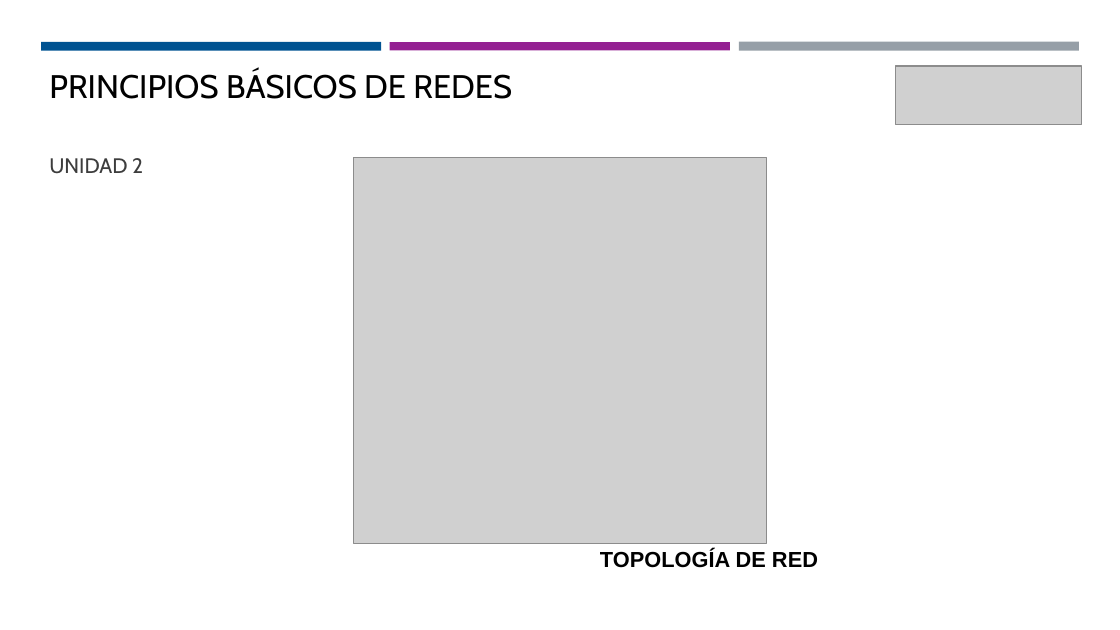
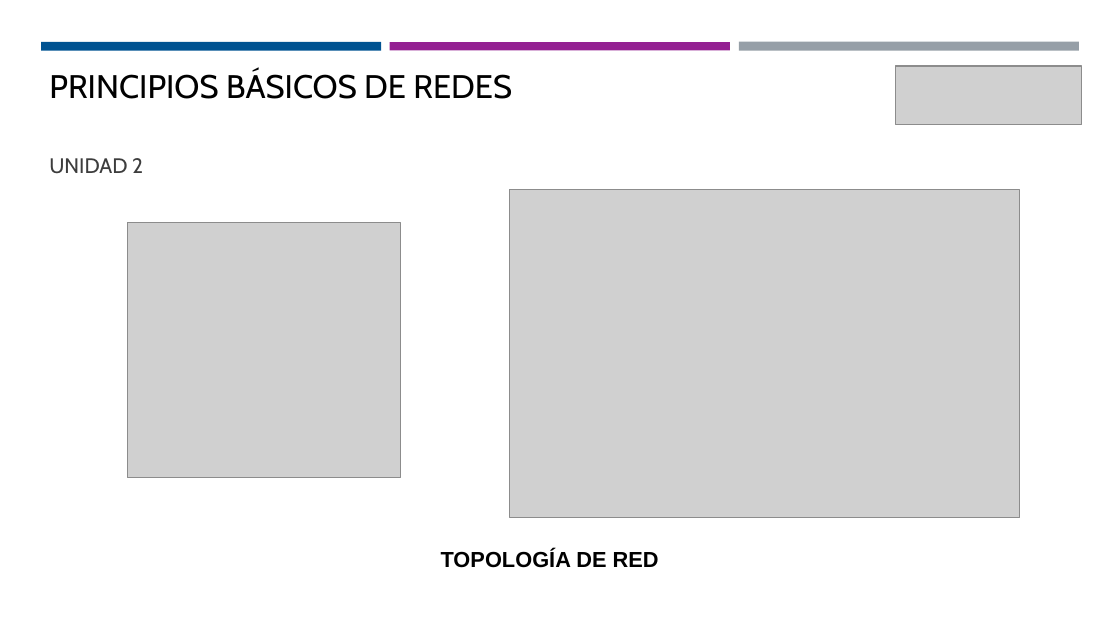
Before and after one commit to Domiciano/EcoApp201, a slide deck: slide 12 of Programa.pptx. Drawn at 1120x630 pixels with LibreOffice and Linux fonts; fonts in the diff are those of the drawing; grey boxes stand for pictures. Boxes give left, top, right and bottom in pixels: in the first picture for what was removed or moved away, otherwise in the second. Text is boxed around its words. In the diff, an @@ line names an element or a change of style, - is before the commit and + after.

```diff
--- a/Programa.pptx
+++ b/Programa.pptx
@@ picture added at (x1=510, y1=189, x2=1019, y2=517) @@
@@ picture resized from (x1=353, y1=158, x2=766, y2=543) to (x1=128, y1=223, x2=401, y2=478) @@
@@ text "TOPOLOGÍA DE RED" moved from (x1=600, y1=549, x2=818, y2=568) to (x1=441, y1=549, x2=659, y2=568) @@
@@ text "TOPOLOGÍA DE RED" at (x1=441, y1=549, x2=659, y2=568): alignment left to centre @@
```
Also in this commit, not shown: 4 other slides changed, 1 other file.
